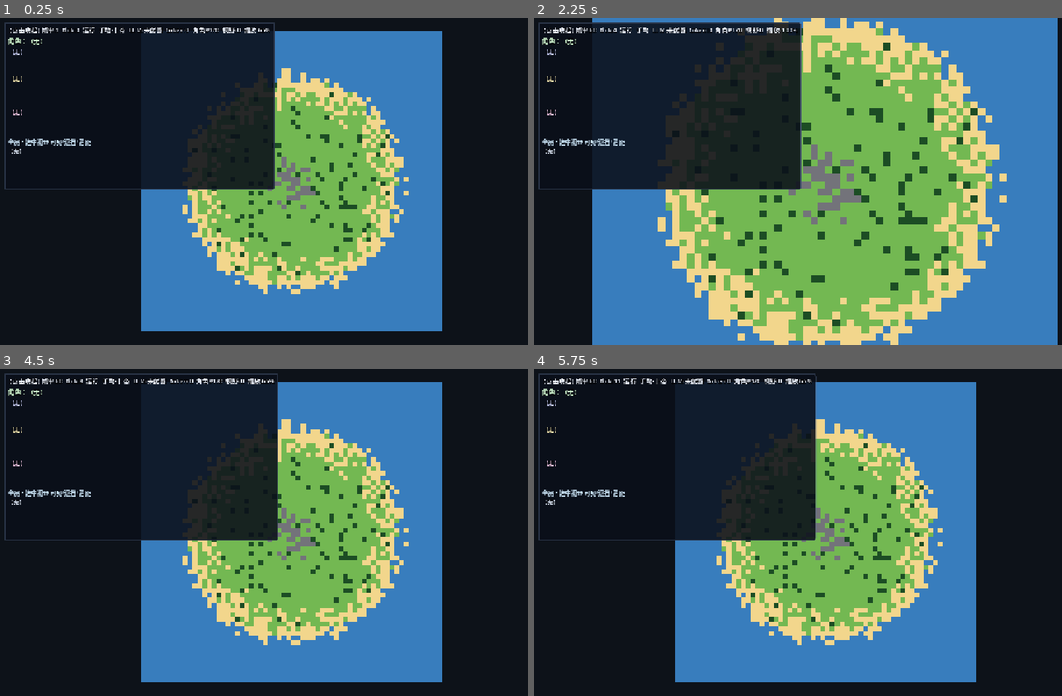
Above: before the commit, frames 1-4 (two rows, left to right).
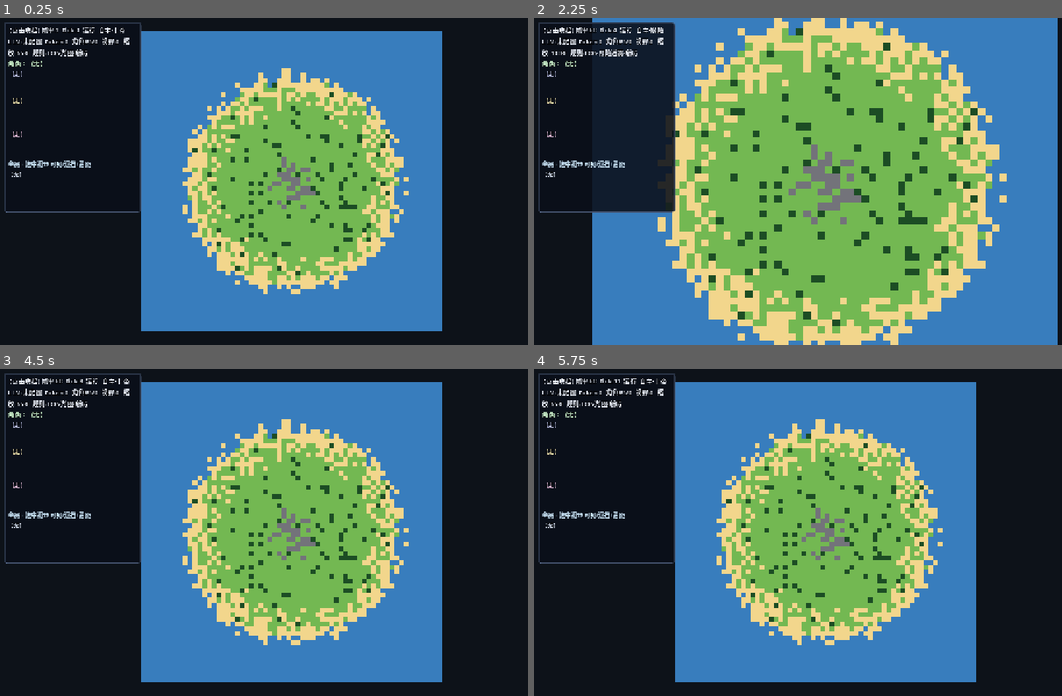
Above: after the commit, the same moments.

Repository: PU-UP/pixel_world
Game: Godot game, scene res://scenes/Main.tscn
Two runs of this game, one before a commit and one after it. Both use one fixed random seed, a clock stepped at 60 frames per second and the inputs below.
Inputs (mouse positions are in pixels of both pictures, inside the frame that each line leads up to):
- Up to frame 1 (0.25 s): no input
- Up to frame 2 (2.25 s): tap Enter at 0.5, 2 s; move the mouse to (951, 165) at 0.52 s; press the mouse at (951, 165) at 0.53 s; hold D (move_right) 0.53-1.28 s; tap Space at 1.25 s; move the mouse to (708, 197) at 1.27 s; release the mouse at (708, 197) at 1.28 s; hold S (move_down) 1.28-2.03 s; tap Tab (toggle_agent) at 1.35 s; move the mouse to (882, 109) at 2.02 s; hold D (move_right) from 2.03 s (still down); hold G (toggle_god_view) from 2.03 s (still down)
- Up to frame 3 (4.5 s): tap Space at 2.75, 4.25 s; move the mouse to (264, 597) at 2.77 s; release D (move_right) at 2.78 s; release G (toggle_god_view) at 2.78 s; hold W (move_up) 2.78-3.53 s; click (264, 597) at 2.85 s; tap Enter at 3.5 s; move the mouse to (464, 581) at 3.52 s; hold Tab (toggle_agent) 3.53-4.28 s; hold A (move_left) from 3.53 s (still down); move the mouse to (116, 483) at 4.27 s; tap G (toggle_god_view) at 4.35 s
- Up to frame 4 (5.75 s): move the mouse to (856, 532) at 5.02 s; release A (move_left) at 5.03 s; press the mouse at (856, 532) at 5.03 s; hold S (move_down) from 5.03 s (still down)

The runs differ from the first frame. In frame 1, 14% of the frame differs, in the area x 0-53%, y 1-60%; in frame 2, 15%, in the area x 0-51%, y 1-60%; in frame 3, 14%; in frame 4, 15%.

Commit message:
feat: v2.4 default agent mode and memory clock hygiene
Co-authored-by: Cursor <cursoragent@cursor.com>

Diff:
--- a/godot/scenes/Main.tscn
+++ b/godot/scenes/Main.tscn
@@ -97,6 +97,7 @@
 theme_override_constants/outline_size = 2
 theme_override_font_sizes/font_size = 14
 text = "帧率:0  tick:0"
+autowrap_mode = 3
 
 [node name="AgentLabel" type="Label" parent="HUD/Root/HBox/ObservePanel/ObserveVBox"]
 layout_mode = 2
--- a/godot/scripts/agent/memory/store.gd
+++ b/godot/scripts/agent/memory/store.gd
@@ -71,18 +71,33 @@
 	var w_sim: float = float(cfg.get("similarity_weight", 0.7))
 	var w_rec: float = float(cfg.get("recency_weight", 0.3))
 	var w_imp: float = float(cfg.get("importance_weight", 0.2))
+	var drop_future: bool = bool(cfg.get("drop_future_ticks", true))
+	var collapse: Array = cfg.get("collapse_same_tick", ["plan", "reflection"])
+	if typeof(collapse) != TYPE_ARRAY:
+		collapse = ["plan", "reflection"]
+	var origin_tick: int = int(cfg.get("origin_cluster_tick", 1))
+	var origin_scale: float = float(cfg.get("origin_recency_scale", 0.25))
+	var latest_same_tick: Dictionary = _latest_id_by_tick_category(collapse)
 	var ranked: Array = []
 	for mem in _memories:
 		var mem_tick: int = int(mem.get("tick", 0))
+		if drop_future and mem_tick > current_tick:
+			continue
 		if current_tick - mem_tick > time_window:
 			continue
 		var cat: String = str(mem.get("category", ""))
 		var exclude: Array = cfg.get("exclude_categories", [])
 		if cat in exclude:
 			continue
+		if cat in collapse:
+			var key: String = _tick_category_key(mem_tick, cat)
+			if int(mem.get("id", 0)) != int(latest_same_tick.get(key, -1)):
+				continue
 		var recency := 1.0
 		if time_window > 0:
 			recency = clampf(1.0 - float(current_tick - mem_tick) / float(time_window), 0.0, 1.0)
+		if cat in collapse and mem_tick <= origin_tick and origin_scale < 1.0:
+			recency *= clampf(origin_scale, 0.0, 1.0)
 		var sim := _text_similarity(query, str(mem.get("text", "")))
 		var imp := float(mem.get("importance", 0.1))
 		var score := w_sim * sim + w_rec * recency + w_imp * imp
@@ -92,6 +107,23 @@
 	for i in mini(k, ranked.size()):
 		out.append(ranked[i]["mem"])
 	return out
+
+
+func _latest_id_by_tick_category(categories: Array) -> Dictionary:
+	var latest: Dictionary = {}
+	for mem in _memories:
+		var cat: String = str(mem.get("category", ""))
+		if not cat in categories:
+			continue
+		var key: String = _tick_category_key(int(mem.get("tick", 0)), cat)
+		var id: int = int(mem.get("id", 0))
+		if id > int(latest.get(key, -1)):
+			latest[key] = id
+	return latest
+
+
+func _tick_category_key(tick: int, category: String) -> String:
+	return "%d|%s" % [tick, category]
 
 
 func apply_decay(current_tick: int, cfg: Dictionary) -> void:
--- a/godot/scripts/config_loader.gd
+++ b/godot/scripts/config_loader.gd
@@ -59,7 +59,7 @@
 
 
 func control_mode() -> String:
-	return str(runtime.get("control", {}).get("mode", "manual"))
+	return str(runtime.get("control", {}).get("mode", "agent"))
 
 
 func decision_skip_while_walking() -> bool:
--- a/godot/scripts/main.gd
+++ b/godot/scripts/main.gd
@@ -56,6 +56,7 @@
 var _control_mode: int = ControlMode.MANUAL
 var _observe_details_visible: bool = true
 var _god_view: bool = true
+var _continued: bool = false
 var _fog: FogOfWarLayer = null
 
 
@@ -150,10 +151,22 @@
 
 
 func _control_mode_label() -> String:
-	var mode := "自主" if _control_mode == ControlMode.AGENT else "手动"
+	var mode := "自主" if _control_mode == ControlMode.AGENT else "手动·F3自主"
 	if _god_view:
 		return "%s·上帝" % mode
-	return mode
+	return "%s·跟随" % mode
+
+
+func _observer_rules_label() -> String:
+	var parts: PackedStringArray = PackedStringArray()
+	if Config.perception_los_enabled():
+		parts.append("LOS")
+	if _god_view and Config.observer_god_vision_overlay():
+		parts.append("光圈")
+	elif not _god_view:
+		parts.append("跟随迷雾")
+	parts.append("续局" if _continued else "新局")
+	return "规则:%s" % "·".join(parts)
 
 
 func _update_view_mode() -> void:
@@ -237,7 +250,7 @@
 	var vis_n := 0
 	if selected != null and selected.exploration != null:
 		vis_n = selected.exploration.visible_count()
-	var status_core := "帧率:%d  tick:%d  %s  %s  %s  token:%d  角色#%s  视野:%d  缩放:%d%%" % [
+	var status_core := "帧率:%d  tick:%d  %s  %s  %s  token:%d  角色#%s  视野:%d  缩放:%d%%  %s" % [
 		Engine.get_frames_per_second(),
 		_clock.current_tick(),
 		pause_str,
@@ -247,6 +260,7 @@
 		roster,
 		vis_n,
 		zoom_pct,
+		_observer_rules_label(),
 	]
 	if not _observe_details_visible:
 		_hud_status.text = "【点击展开】%s" % status_core
@@ -494,9 +508,12 @@
 func _try_load_save() -> String:
 	var data: Dictionary = SaveGameScript.read()
 	if data.is_empty():
+		_continued = false
 		return ""
 	if not _coordinator.apply_world(data):
+		_continued = false
 		return ""
+	_continued = true
 	if data.has("god_view"):
 		_god_view = bool(data.get("god_view", true))
 	return str(data.get("control_mode", "")).strip_edges()
@@ -527,6 +544,7 @@
 func _reset_world() -> void:
 	_llm.cancel_pending()
 	_logger.rotate_session("world_reset")
+	_continued = false
 	var keep_agent_mode := _control_mode == ControlMode.AGENT
 	_coordinator.reset_world(keep_agent_mode)
 	_connect_decision_signals()
Not shown, changed: AGENTS.md
Not shown, changed: README.md
Not shown, changed: config/runtime.yaml
Not shown, changed: docs/agent-handoff.md
